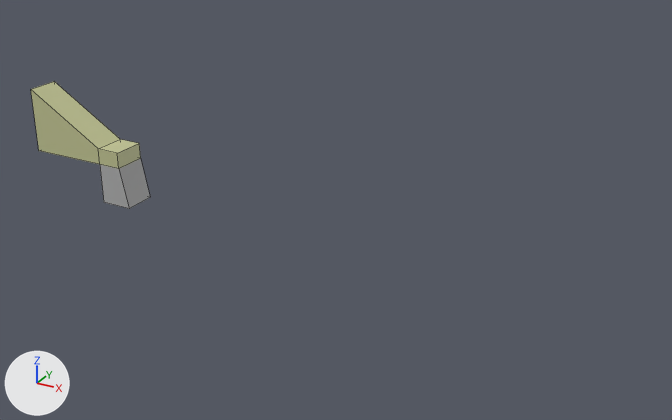
A saved change to the Blender file U-Line/Structure/myodani_west_ishigaki.blend.
Rendered twice from a camera (50 mm lens) standing at (31.0, -40.4, 21.6) and looking at (8.4, 0.6, 1.1). Lighting does not change. The marker at lower left points along +X, +Y and +Z. Mesh edges are drawn as thin lines.
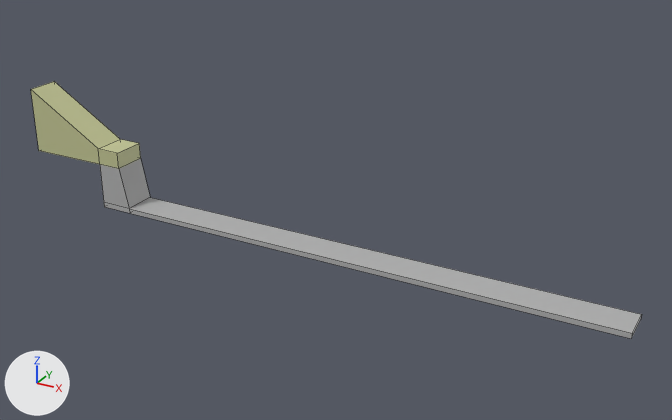
Pixel boxes [x1, y1, x2, y2] of what changed, in the pictures (672 x 420 px):
'Cube', reshaped (410% wider, 101% taller)
    before: [31, 81, 150, 209]
    after: [31, 81, 642, 339]
part 1 of me_cube, built on
    after: [104, 198, 642, 339]

Patch to the scene script:
```diff
--- a/U-Line/Structure/myodani_west_ishigaki.blend.py
+++ b/U-Line/Structure/myodani_west_ishigaki.blend.py
@@ me_cube @@
 # used by ob_cube; location = (-6.0, 0.0, 0.0)
-me_cube.from_pydata(...)  # 16 vertices, 14 faces; spans x -6.0..1.0, y -1.0..1.0, z -1.0..5.5
+me_cube.from_pydata(...)  # 24 vertices, 22 faces; spans x -6.0..31.0, y -1.0..1.0, z -1.3..5.5
+# me_cube part 1
+# 1 face is deleted
+# 8 vertices are added at x -1.0..31.0, y -1.0..1.0, z -1.3..-1.0
+# 9 new faces join them, mat_material (grey #b2b2b2)
 me_cube.materials.append(mat_material)
```
